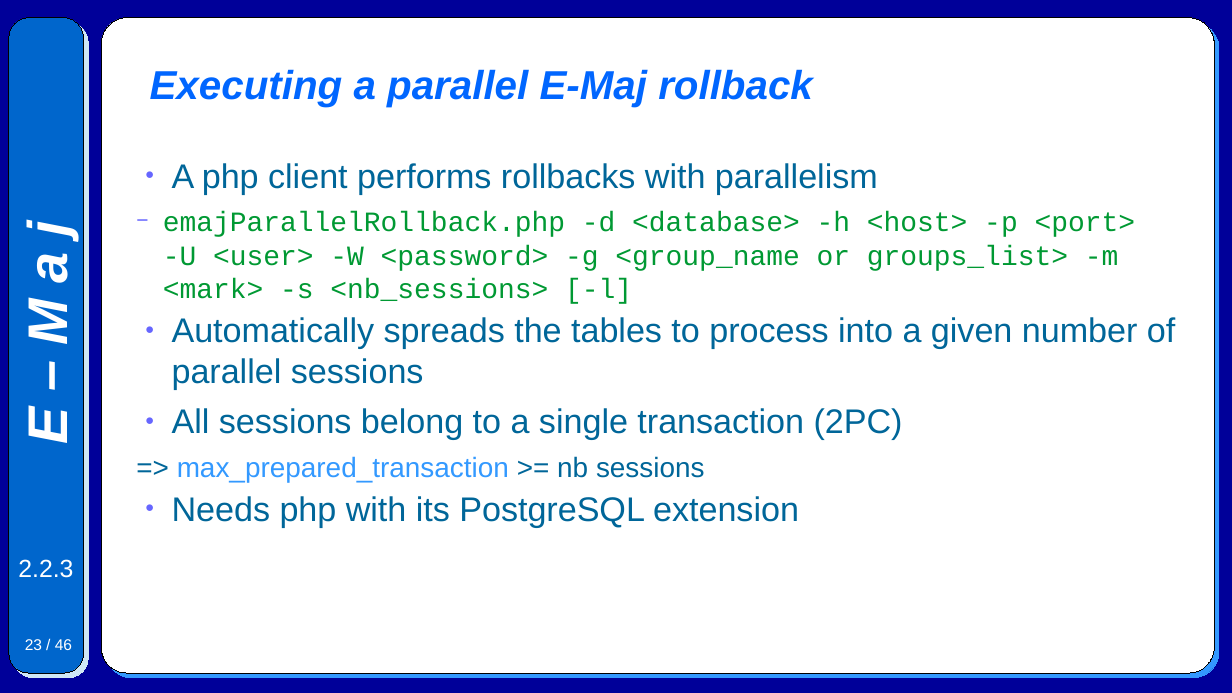
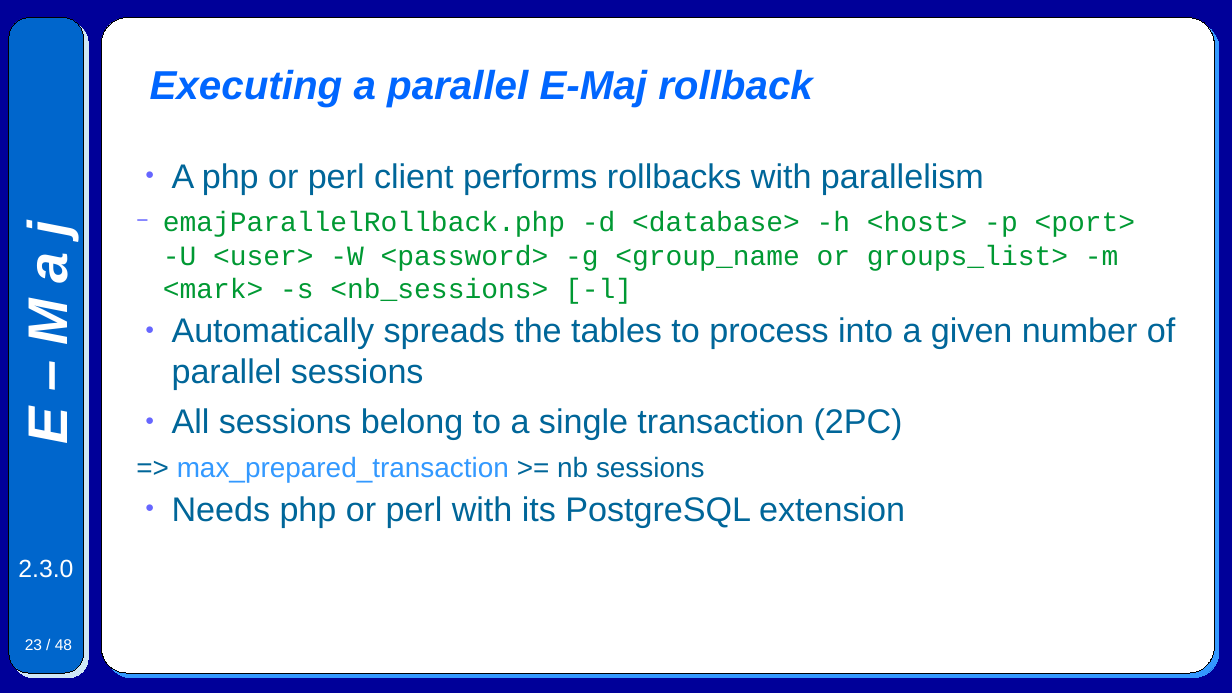
Before and after one commit to beaud76/emaj_doc, a slide deck: slide 23 of Emaj.devel_pres_en.odp. Drawn at 1232x693 pixels with LibreOffice and Linux fonts; fonts in the diff are those of the drawing. Boxes give left, top, right and bottom in pixels: in the first picture for what was removed or moved away, otherwise in the second. Text is boxed around its words. In the diff, an @@ line names an element or a change of style, - is before the commit and + after.

```diff
--- a/Emaj.devel_pres_en.odp
+++ b/Emaj.devel_pres_en.odp
@@ text at [172, 163, 984, 194]: text changed @@
-● A php client performs rollbacks with parallelism
+● A php or perl client performs rollbacks with parallelism
@@ text at [172, 496, 905, 527]: text changed @@
-● Needs php with its PostgreSQL extension
+● Needs php or perl with its PostgreSQL extension
@@ text at [18, 559, 73, 578]: text changed @@
-2.2.3
+2.3.0
@@ page number at [25, 639, 72, 650]: text changed @@
-23 / 46
+23 / 48
```
Also in this commit, not shown: 45 other slides changed, 2 slides added, 4 other files.
